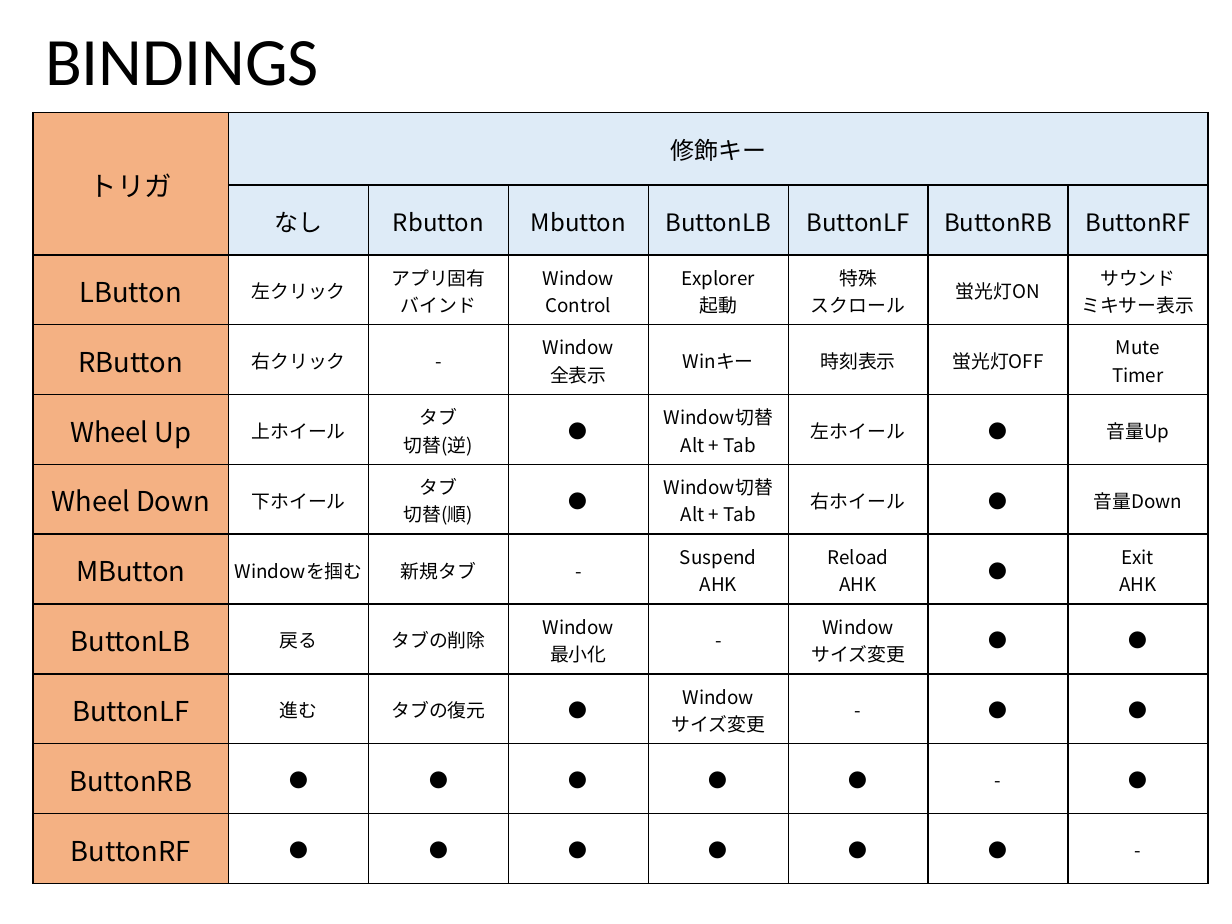
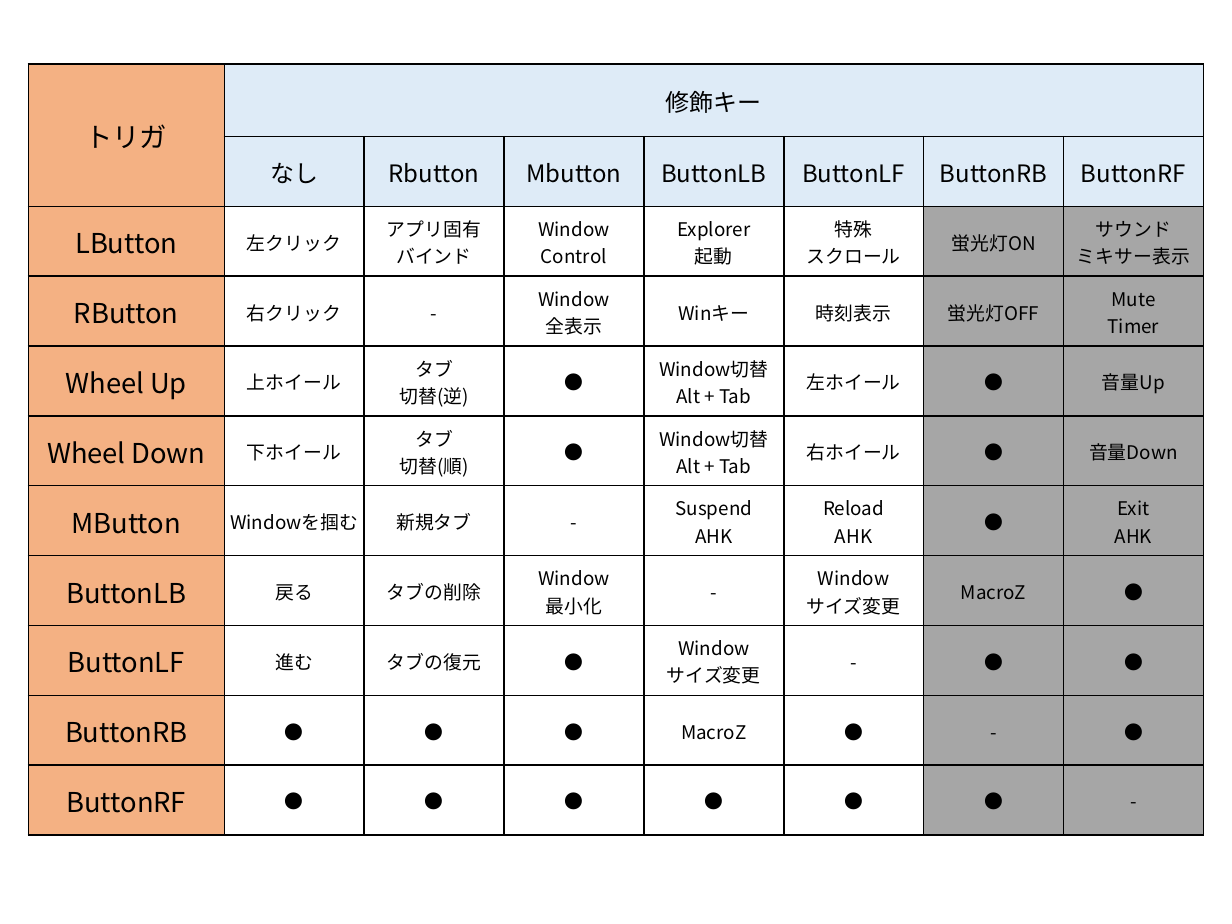
Before and after one commit to ittooo66/myAHK, a slide deck: slide 14 of MANUAL.pptx (slide 16 before the commit). Drawn at 1232x924 pixels with LibreOffice and Linux fonts; fonts in the diff are those of the drawing. Boxes give left, top, right and bottom in pixels: in the first picture for what was removed or moved away, otherwise in the second. Text is boxed around its words. In the diff, an @@ line names an element or a change of style, - is before the commit and + after.

```diff
--- a/MANUAL.pptx
+++ b/MANUAL.pptx
@@ title removed at <box>45,41,319,86</box> @@
-BINDINGS
@@ table at <box>28,64,1207,835</box> @@
-row 8, column 7: ●
+row 8, column 7: MacroZ
-row 10, column 5: ●
+row 10, column 5: MacroZ
@@ fill none to #A6A6A6 in 18 cells @@
@@ table: place and size @@
-table at <box>33,113,1212,885</box>
+table at <box>28,64,1207,835</box>
```
Also in this commit, not shown: 3 other slides changed, 2 slides removed.
